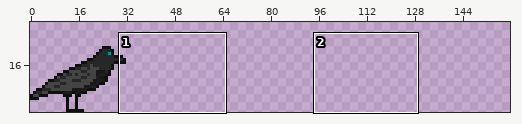
File history of a sprite sheet, assets/characters/crow.png. Above: a wide view before the commit, with the close-up outlined.
Close-up. First the earlier version:
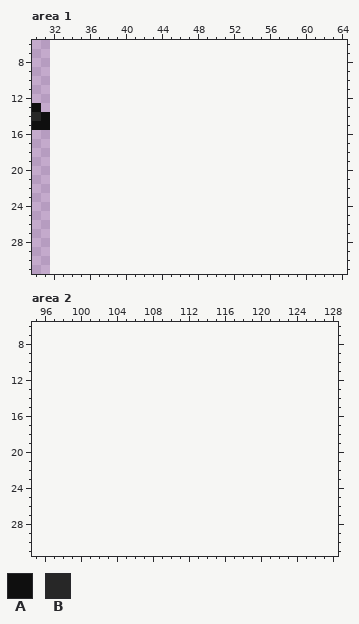
The file is 32x32 pixels. Colours within 5 levels of each other are drawn and written as one. Shown: area 1: x 30..64, y 6..31; area 2: x 95..128, y 6..31. The old version is drawn lined up with the new one, on the new canvas. The wide view leaves out empty margins. The commit also changed other parts of the picture, which this record leaves out.
Palette (. is transparent): A #0f0f0f  B #272727
Pixels before, area 1, first column x 30:
13 A.
14 BA
15 AA
After the commit:
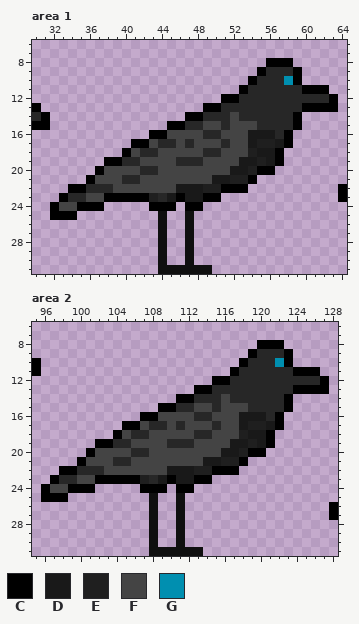
Colours new in this view: C #000000  D #191919  E #1f1f1f  F #444444  G #008fb0
Changes in this commit:
canvas 32x32 -> 160x32
Changed rows in their new state; - is an unchanged pixel.
Area 1:
first column x 30:
 8 --------------------------CCC------
 9 -------------------------CBBBC-----
10 ------------------------CBBBGC-----
11 -----------------------CBBBBBBCCC--
12 ---------------------CCBBBBBBBBBBC-
13 C------------------CCBBBBBBBBBCCCC-
14 -C---------------CCBBBFBBBBBBC-----
15 CC-------------CCBBFFBFFFBBBBC-----
16 -------------CCFFFFBBFFFDDDBC------
17 -----------CCFBBFBFFFBFFDEEDC------
18 ----------CFBBFFFFFBBFFFEDDC-------
19 --------CCBBFFFFBBBFFFFDDEDC-------
20 -------CFFFFBBFFFFFFFFDDECC--------
21 ------CFFFBBFFFFFFFFDDEEC----------
22 ----CCBBBFFFFFFFDDDEECCC----------C
23 ---CBBFFCCCCCEBDCDDCC-------------C
24 --CFFCCC-----CCC-CC----------------
25 --CCC---------A--A-----------------
26 --------------A--A-----------------
27 --------------A--A-----------------
28 --------------A--A-----------------
29 --------------A--A-----------------
30 --------------A--A-----------------
31 --------------AAAAAA---------------
Area 2:
first column x 95:
 8 -------------------------CCC------
 9 ------------------------CBBBC-----
10 C----------------------CBBBGC-----
11 C---------------------CBBBBBBCCC--
12 --------------------CCBBBBBBBBBBC-
13 ------------------CCBBBBBBBBBCCCC-
14 ----------------CCBBBFBBBBBBC-----
15 --------------CCBBFFBFFFBBBBC-----
16 ------------CCFFFFBBFFFDDDBC------
17 ----------CCFBBFBFFFBFFDEEDC------
18 ---------CFBBFFFFFBBFFFEDDC-------
19 -------CCBBFFFFBBBFFFFDDEDC-------
20 ------CFFFFBBFFFFFFFFDDECC--------
21 -----CFFFBBFFFFFFFFDDEEC----------
22 ---CCBBBFFFFFFFDDDEECCC-----------
23 --CBBFFCCCCCEBDCDDCC--------------
24 -CFFCCC-----CCC-CC----------------
25 -CCC---------A--A-----------------
26 -------------A--A----------------C
27 -------------A--A----------------C
28 -------------A--A-----------------
29 -------------A--A-----------------
30 -------------A--A-----------------
31 -------------AAAAAA---------------
